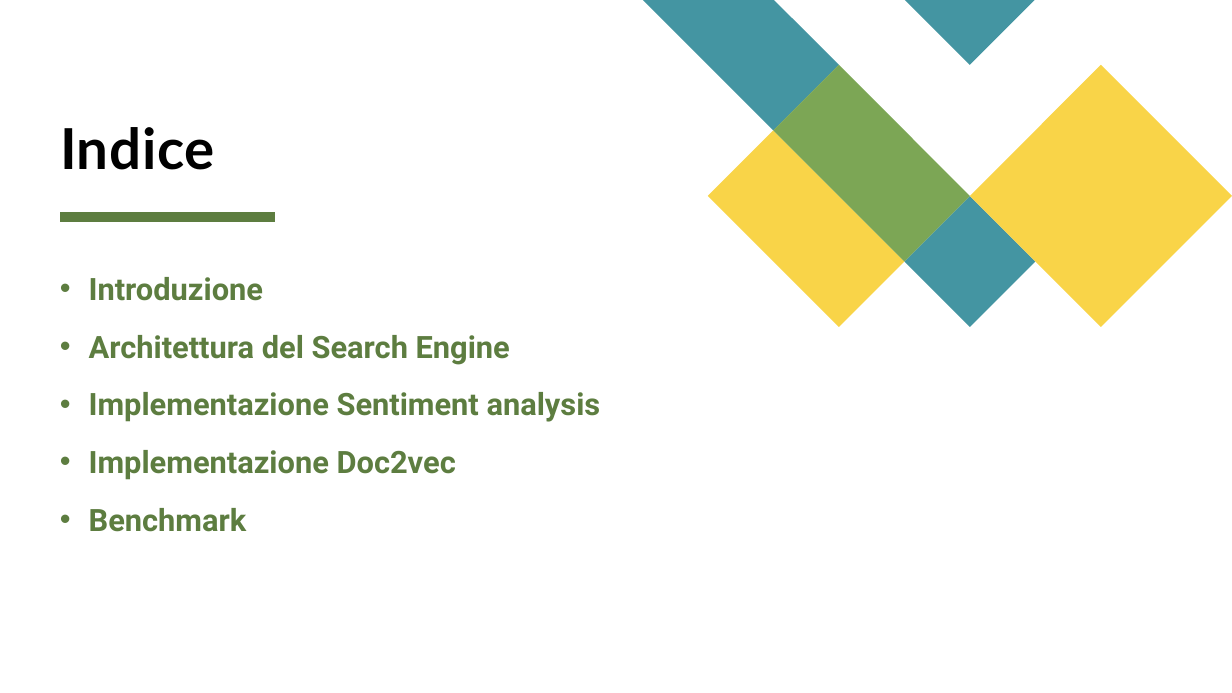
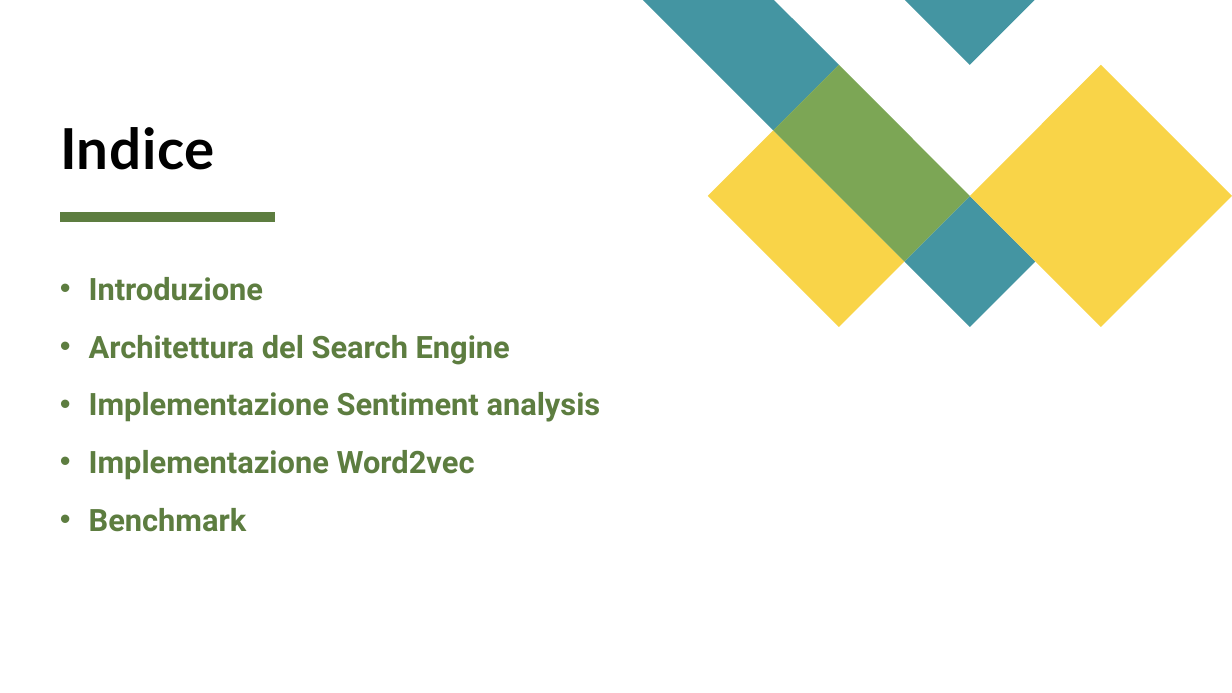
Before and after one commit to dennyciccia/full-text-search-engine, a slide deck: slide 2 of presentazione/Presentazione search engine.pptx. Drawn at 1232x693 pixels with LibreOffice and Linux fonts; fonts in the diff are those of the drawing. Boxes give left, top, right and bottom in pixels: in the first picture for what was removed or moved away, otherwise in the second. Text is boxed around its words. In the diff, an @@ line names an element or a change of style, - is before the commit and + after.

```diff
--- a/presentazione/Presentazione search engine.pptx
+++ b/presentazione/Presentazione search engine.pptx
@@ text at (x1=89, y1=450, x2=475, y2=480): text changed @@
-• Implementazione Doc2vec
+• Implementazione Word2vec
```
Also in this commit, not shown: 1 other slide changed, 2 slides added, 1 slide removed.
